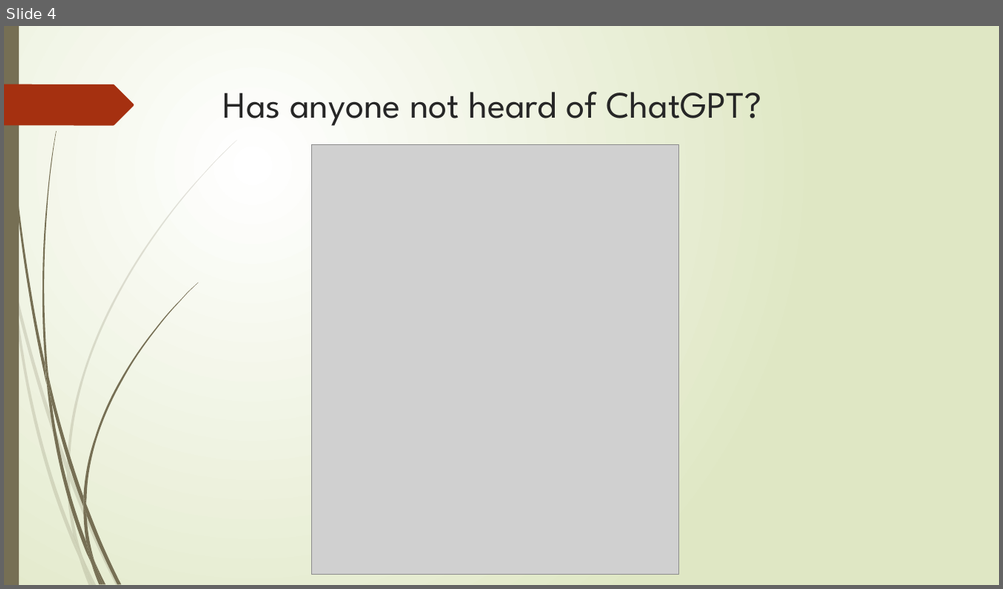
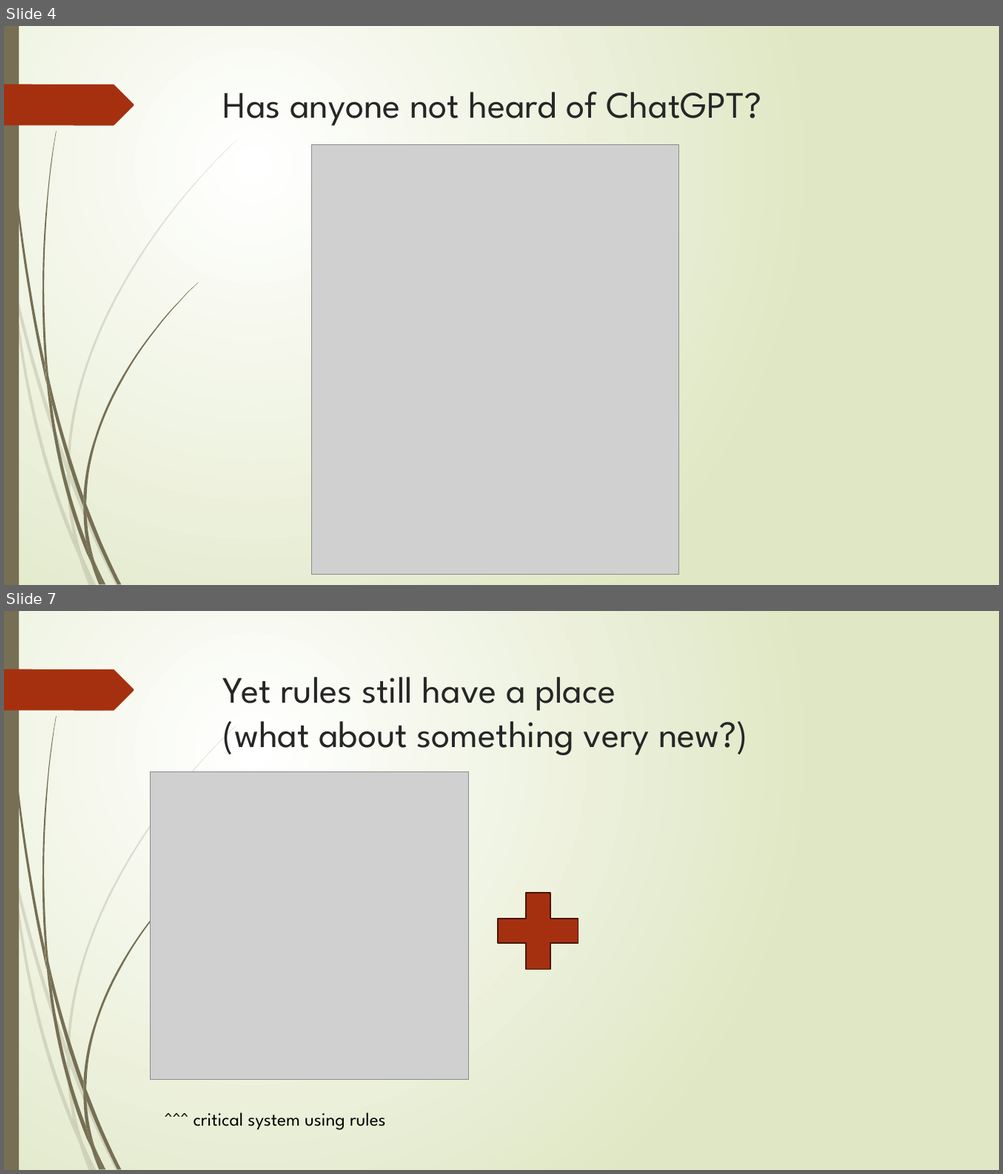
Before and after one commit to abchapman93/delphi-nlp-2024-dev, a slide deck: Slidedecks_ML/2024_Delphi_NLP_with_ML_Part_1.pptx. Shown one above the other, each under a label of ours: slide 4 before the commit, slides 4 and 7 after it; the slides between them are not shown. The pictures are 1003x589 and 1003x1174 pixels, drawn with LibreOffice and Linux fonts; fonts in the diff are those of the drawing; grey boxes stand for pictures. Boxes give left, top, right and bottom in pixels: in the first picture for what was removed or moved away, otherwise in the second. Text is boxed around its words. In the diff, an @@ line names an element or a change of style, - is before the commit and + after.

```diff
--- a/Slidedecks_ML/2024_Delphi_NLP_with_ML_Part_1.pptx
+++ b/Slidedecks_ML/2024_Delphi_NLP_with_ML_Part_1.pptx
@@ slide 7 added at (x1=4, y1=611, x2=999, y2=1170), background gradient #FFFFFF to #DFE8C4; not listed: 24 template elements that a slide beside it also shows @@
@@ title added at (x1=223, y1=677, x2=748, y2=755), 36 pt, text #262626 @@
+Yet rules still have a place
+(what about something very new?)
@@ picture added at (x1=151, y1=772, x2=469, y2=1080) @@
@@ plus sign added at (x1=484, y1=879, x2=593, y2=983), fill #A53010, outline #481507 1.25 pt @@
@@ text added at (x1=193, y1=1113, x2=386, y2=1130), 18 pt, text #000000 @@
+^^^ critical system using rules
```
Also in this commit, not shown: 2 other slides added, 1 slide removed.
